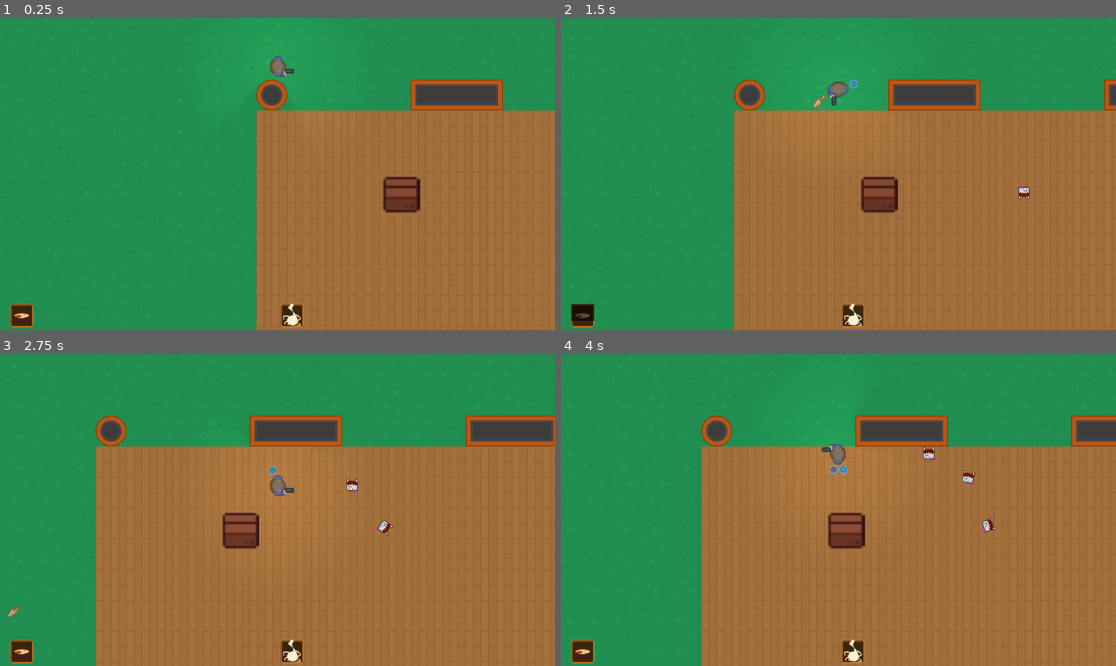
Above: before the commit, frames 1-4 (two rows, left to right).
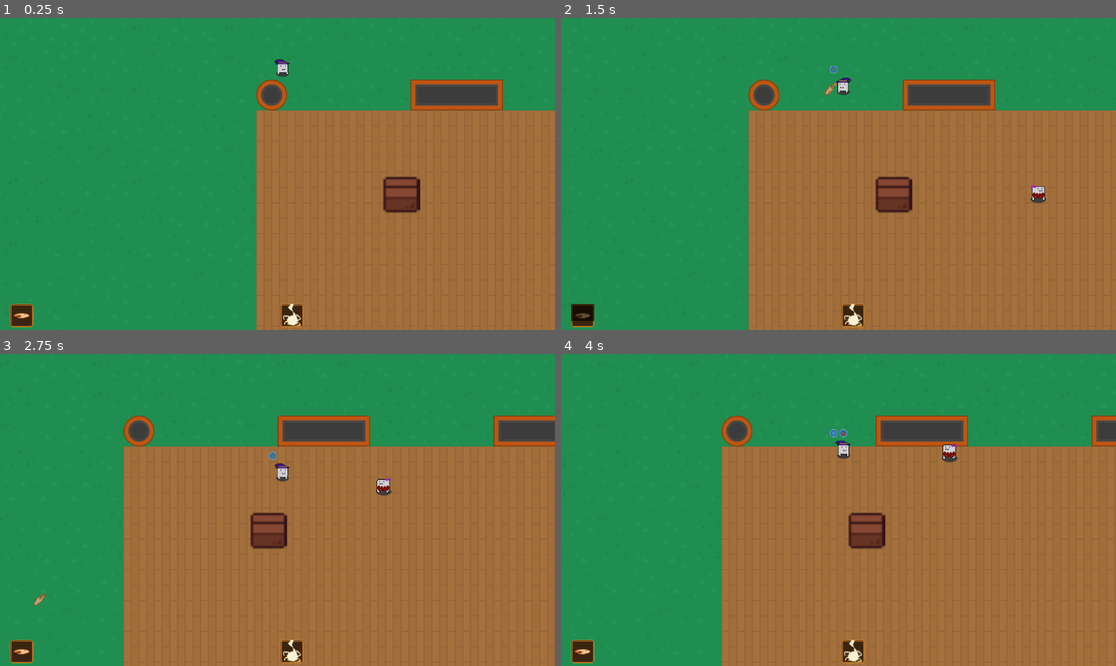
Above: after the commit, the same moments.

Repository: ChristopherDebray/godot_base
Game: Godot game, scene res://scenes/level/levels/level_test.tscn
The game is run twice, just before and just after one commit, with the same random seed, the same clock (stepped at 60 frames per second) and the same inputs.
Inputs (mouse positions are in pixels of both pictures, inside the frame that each line leads up to):
- Up to frame 1 (0.25 s): no input
- Up to frame 2 (1.5 s): tap Enter at 0.5 s; move the mouse to (960, 158) at 0.52 s; hold D (right) 0.53-1.28 s; tap 3 (b_3_action) at 0.6 s; move the mouse to (727, 189) at 1.27 s; hold S (down) from 1.28 s (still down); click (727, 189) at 1.35 s
- Up to frame 3 (2.75 s): move the mouse to (333, 441) at 2.02 s; release S (down) at 2.03 s; hold D (right) from 2.03 s (still down); tap E (validate) at 2.1 s
- Up to frame 4 (4 s): move the mouse to (810, 572) at 2.77 s; release D (right) at 2.78 s; hold W (up) 2.78-3.53 s; tap 1 (x_1_action) at 2.85 s; move the mouse to (1005, 556) at 3.52 s; hold A (left) from 3.53 s (still down); tap 2 (y_2_action) at 3.6 s

The runs differ from the first frame. In frame 1, 0.2% of the frame differs, in the area x 48-54%, y 12-19%; in frame 2, 4.7%; in frame 3, 8.5%, in the area x 1-100%, y 19-100%; in frame 4, 6.6%.

Commit message:
change!: now use flip_h instead of rotate for player and enemy

Diff:
--- a/scenes/ennemy/Kamikaze/kamikaze.tscn
+++ b/scenes/ennemy/Kamikaze/kamikaze.tscn
@@ -14,7 +14,7 @@
 metadata/_custom_type_script = "uid://brbi5q8wnxxps"
 
 [sub_resource type="RectangleShape2D" id="RectangleShape2D_xgp0h"]
-size = Vector2(23, 20)
+size = Vector2(27, 22)
 
 [sub_resource type="AtlasTexture" id="AtlasTexture_xgp0h"]
 atlas = ExtResource("3_h07k7")
@@ -82,14 +82,21 @@
 
 [node name="Kamikaze" instance=ExtResource("1_lmff4")]
 script = ExtResource("2_82ftp")
+turn_speed_deg = 3000.0
 behavior = SubResource("Resource_m3a88")
+walk_anim_name = "default"
+idle_frame_index = 0
 health = 10.0
 
 [node name="CollisionShape2D" parent="." index="1"]
-position = Vector2(0.5, 7)
+position = Vector2(0.5, 8)
 shape = SubResource("RectangleShape2D_xgp0h")
 
-[node name="AnimatedSprite2D" parent="SpriteContainer" index="0"]
+[node name="Shadow" parent="SpriteContainer" index="0"]
+position = Vector2(1, 16)
+
+[node name="AnimatedSprite2D" parent="SpriteContainer" index="1"]
+scale = Vector2(1.2, 1.2)
 sprite_frames = SubResource("SpriteFrames_yij76")
 
 [node name="AttackTimer" parent="." index="4"]
--- /dev/null
+++ b/scenes/ennemy/Skelleton/skelleton.tscn
@@ -0,0 +1,105 @@
+[gd_scene load_steps=16 format=3 uid="uid://nepya8lc2ghl"]
+
+[ext_resource type="PackedScene" uid="uid://d31lqpkcyneij" path="res://scenes/ennemy/base_enemy.tscn" id="1_hep8r"]
+[ext_resource type="Script" uid="uid://dk2qjrts0okr0" path="res://scenes/ennemy/Skelleton/skelleton.gd" id="2_tssl6"]
+[ext_resource type="Script" uid="uid://bugmb51tkuwk" path="res://scenes/ennemy/behaviors/archer_behavior.gd" id="3_5tg1x"]
+[ext_resource type="Texture2D" uid="uid://iknyhqq2qtj4" path="res://assets/characters/skelleton_cute.png" id="4_hep8r"]
+
+[sub_resource type="Resource" id="Resource_lsexk"]
+script = ExtResource("3_5tg1x")
+preferred_range = 160.0
+stop_range = 120.0
+strafe_bias = 0.6
+jitter = 0.25
+metadata/_custom_type_script = "uid://bugmb51tkuwk"
+
+[sub_resource type="RectangleShape2D" id="RectangleShape2D_tssl6"]
+size = Vector2(27, 20)
+
+[sub_resource type="AtlasTexture" id="AtlasTexture_5tg1x"]
+atlas = ExtResource("4_hep8r")
+region = Rect2(0, 0, 32, 32)
+
+[sub_resource type="AtlasTexture" id="AtlasTexture_58n7e"]
+atlas = ExtResource("4_hep8r")
+region = Rect2(32, 0, 32, 32)
+
+[sub_resource type="AtlasTexture" id="AtlasTexture_vv7fs"]
+atlas = ExtResource("4_hep8r")
+region = Rect2(64, 0, 32, 32)
+
+[sub_resource type="AtlasTexture" id="AtlasTexture_bh85u"]
+atlas = ExtResource("4_hep8r")
+region = Rect2(96, 0, 32, 32)
+
+[sub_resource type="AtlasTexture" id="AtlasTexture_aypgb"]
+atlas = ExtResource("4_hep8r")
+region = Rect2(128, 0, 32, 32)
+
+[sub_resource type="AtlasTexture" id="AtlasTexture_tw5ek"]
+atlas = ExtResource("4_hep8r")
+region = Rect2(160, 0, 32, 32)
+
+[sub_resource type="AtlasTexture" id="AtlasTexture_edokq"]
+atlas = ExtResource("4_hep8r")
+region = Rect2(192, 0, 32, 32)
+
+[sub_resource type="AtlasTexture" id="AtlasTexture_g5bey"]
+atlas = ExtResource("4_hep8r")
+region = Rect2(224, 0, 32, 32)
+
+[sub_resource type="SpriteFrames" id="SpriteFrames_4gsa1"]
+animations = [{
+"frames": [{
+"duration": 1.0,
+"texture": SubResource("AtlasTexture_5tg1x")
+}, {
+"duration": 1.0,
+"texture": SubResource("AtlasTexture_58n7e")
+}, {
+"duration": 1.0,
+"texture": SubResource("AtlasTexture_vv7fs")
+}, {
+"duration": 1.0,
+"texture": SubResource("AtlasTexture_bh85u")
+}, {
+"duration": 1.0,
+"texture": SubResource("AtlasTexture_aypgb")
+}, {
+"duration": 1.0,
+"texture": SubResource("AtlasTexture_tw5ek")
+}, {
+"duration": 1.0,
+"texture": SubResource("AtlasTexture_edokq")
+}, {
+"duration": 1.0,
+"texture": SubResource("AtlasTexture_g5bey")
+}],
+"loop": false,
+"name": &"default",
+"speed": 5.0
+}]
+
+[node name="Skelleton" instance=ExtResource("1_hep8r")]
+process_mode = 0
+script = ExtResource("2_tssl6")
+turn_speed_deg = 3000.0
+behavior = SubResource("Resource_lsexk")
+walk_anim_name = "default"
+idle_frame_index = 0
+health = 40.0
+
+[node name="CollisionShape2D" parent="." index="1"]
+position = Vector2(-3.5, 6)
+shape = SubResource("RectangleShape2D_tssl6")
+
+[node name="Shadow" parent="SpriteContainer" index="0"]
+position = Vector2(-3, 13)
+
+[node name="AnimatedSprite2D" parent="SpriteContainer" index="1"]
+position = Vector2(-3, -3)
+scale = Vector2(1.2, 1.2)
+sprite_frames = SubResource("SpriteFrames_4gsa1")
+
+[node name="Muzzle" parent="." index="8"]
+position = Vector2(19, 0)
--- a/scenes/ennemy/Testemy/testemy.tscn
+++ /dev/null
@@ -1,49 +0,0 @@
-[gd_scene load_steps=9 format=3 uid="uid://nepya8lc2ghl"]
-
-[ext_resource type="PackedScene" uid="uid://d31lqpkcyneij" path="res://scenes/ennemy/base_enemy.tscn" id="1_51n66"]
-[ext_resource type="Script" uid="uid://dk2qjrts0okr0" path="res://scenes/ennemy/Testemy/testemy.gd" id="2_yxw5o"]
-[ext_resource type="Script" uid="uid://bugmb51tkuwk" path="res://scenes/ennemy/behaviors/archer_behavior.gd" id="3_4gsa1"]
-[ext_resource type="Texture2D" uid="uid://cgt4jpv0c7c1r" path="res://assets/images/caracters/survivor1_gun.png" id="3_yxw5o"]
-
-[sub_resource type="Resource" id="Resource_lsexk"]
-script = ExtResource("3_4gsa1")
-preferred_range = 160.0
-stop_range = 120.0
-strafe_bias = 0.6
-jitter = 0.25
-metadata/_custom_type_script = "uid://bugmb51tkuwk"
-
-[sub_resource type="CapsuleShape2D" id="CapsuleShape2D_yxw5o"]
-radius = 19.0
-height = 50.0
-
-[sub_resource type="AtlasTexture" id="AtlasTexture_4gsa1"]
-atlas = ExtResource("3_yxw5o")
-region = Rect2(0, 0, 51, 43)
-
-[sub_resource type="SpriteFrames" id="SpriteFrames_4gsa1"]
-animations = [{
-"frames": [{
-"duration": 1.0,
-"texture": SubResource("AtlasTexture_4gsa1")
-}],
-"loop": false,
-"name": &"default",
-"speed": 5.0
-}]
-
-[node name="Testemy" instance=ExtResource("1_51n66")]
-process_mode = 0
-script = ExtResource("2_yxw5o")
-behavior = SubResource("Resource_lsexk")
-health = 40.0
-
-[node name="CollisionShape2D" parent="." index="1"]
-position = Vector2(-7, 0)
-shape = SubResource("CapsuleShape2D_yxw5o")
-
-[node name="AnimatedSprite2D" parent="SpriteContainer" index="0"]
-sprite_frames = SubResource("SpriteFrames_4gsa1")
-
-[node name="Muzzle" parent="." index="8"]
-position = Vector2(19, 0)
--- a/scenes/ennemy/base_enemy.gd
+++ b/scenes/ennemy/base_enemy.gd
@@ -14,7 +14,7 @@
 @onready var muzzle: Marker2D = $Muzzle
 
 ## FOV rotation speed (deg/sec)
-@export var turn_speed_deg: float = 2000.0
+@export var turn_speed_deg: float = 3000.0
 
 @export var attack_cooldown: float = 2.0
 @export var patrol_points: NodePath
@@ -23,6 +23,8 @@
 @export var roam_radius: float = 200.0
 ## A non zone locked enemy will not go back to it's initial location after searching for the player
 @export var is_zone_locked: bool = true
+@export var walk_anim_name := "default"
+@export var idle_frame_index := 0
 
 enum STATE {
 	IDLE,
@@ -83,6 +85,8 @@
 	_update_action_by_state(delta)
 	_update_navigation()
 	_update_facing(delta)
+	_update_sprite_facing()
+	_update_sprite_anim()
 
 ## Set the state and next position based on player _last_seen_pos and if the player is detected or not
 func _handle_player_detection():
@@ -287,31 +291,49 @@
 func _update_facing(delta: float) -> void:
 	# 1. Combat, turns to player
 	if state == STATE.ATTACKING and _player_in_fov and _check_raycast_to_player():
-		_rotate_node_towards(self, _player_ref.global_position, delta)
+		_rotate_node_towards(field_view, _player_ref.global_position, delta)
 		return
 
 	# 2. Search turns to last_seen_pos
 	if state == STATE.SEARCHING:
-		_rotate_node_towards(self, _last_seen_pos, delta)
+		_rotate_node_towards(field_view, _last_seen_pos, delta)
 		return
 
 	if state == STATE.RETURNING:
-		_rotate_node_towards(self, _initial_position, delta)
+		_rotate_node_towards(field_view, _initial_position, delta)
 		return
 
 	# 3. Patrol rotates toward the next point
 	if state == STATE.PATROLLING and _waypoints.size() > 0:
 		var target = _waypoints[_current_wp - 1] if _current_wp > 0 else _waypoints[0]
-		_rotate_node_towards(self, target, delta)
+		_rotate_node_towards(field_view, target, delta)
 		return
 
 	if state == STATE.ROAMING:
-		_rotate_node_towards(self, roaming_target_position, delta)
+		_rotate_node_towards(field_view, roaming_target_position, delta)
 		return
 
 	# 4. Idle / return → keep initial rotation
 	if state == STATE.IDLE:
-		_rotate_node_towards(self, global_position + _initial_facing_direction, delta)
+		_rotate_node_towards(field_view, global_position + _initial_facing_direction, delta)
+
+func _update_sprite_facing() -> void:
+	# flip uniquement en X, basé sur velocity
+	if velocity.x < -0.05:
+		animated_sprite_2d.flip_h = true
+	elif velocity.x > 0.05:
+		animated_sprite_2d.flip_h = false
+
+func _update_sprite_anim() -> void:
+	var moving := velocity.length_squared() > 1.0
+
+	if moving:
+		if animated_sprite_2d.animation != walk_anim_name or not animated_sprite_2d.is_playing():
+			animated_sprite_2d.play(walk_anim_name)
+	else:
+		if animated_sprite_2d.is_playing():
+			animated_sprite_2d.stop()
+		animated_sprite_2d.frame = idle_frame_index
 
 func search_player():
 	_last_seen_pos = _player_ref.global_position
--- a/scenes/ennemy/base_enemy.tscn
+++ b/scenes/ennemy/base_enemy.tscn
@@ -1,26 +1,34 @@
-[gd_scene load_steps=3 format=3 uid="uid://d31lqpkcyneij"]
+[gd_scene load_steps=4 format=3 uid="uid://d31lqpkcyneij"]
 
 [ext_resource type="PackedScene" uid="uid://b2odxanbtxty4" path="res://scenes/_damageable/damageable.tscn" id="1_26sde"]
 [ext_resource type="Script" uid="uid://ck5ra04kx3r6w" path="res://scenes/ennemy/base_enemy.gd" id="2_7rgwx"]
+[ext_resource type="Texture2D" uid="uid://dpnrd0bglhp4g" path="res://assets/characters/shadow.png" id="3_f4ai1"]
 
 [node name="BaseEnemy" instance=ExtResource("1_26sde")]
 script = ExtResource("2_7rgwx")
-turn_speed_deg = 2000.0
+turn_speed_deg = 3000.0
 attack_cooldown = 2.0
 patrol_points = NodePath("")
-initial_state = 0
+initial_state = 2
 behavior = null
 roam_radius = 200.0
 is_zone_locked = true
+walk_anim_name = "default"
+idle_frame_index = 0
 health = 20.0
 metadata/_edit_vertical_guides_ = [-15.0, 15.0]
 metadata/_edit_horizontal_guides_ = [30.0]
 
 [node name="SpriteContainer" type="Node2D" parent="." index="3"]
 
-[node name="AnimatedSprite2D" type="AnimatedSprite2D" parent="SpriteContainer" index="0"]
+[node name="Shadow" type="Sprite2D" parent="SpriteContainer" index="0"]
+position = Vector2(0, 18)
+scale = Vector2(1.2, 1.2)
+texture = ExtResource("3_f4ai1")
 
-[node name="FieldView" type="Area2D" parent="SpriteContainer" index="1"]
+[node name="AnimatedSprite2D" type="AnimatedSprite2D" parent="SpriteContainer" index="1"]
+
+[node name="FieldView" type="Area2D" parent="SpriteContainer" index="2"]
 collision_layer = 0
 collision_mask = 4
 
--- a/scenes/level/levels/level_test.tscn
+++ b/scenes/level/levels/level_test.tscn
@@ -80,5 +80,5 @@
 enemy_scene = ExtResource("4_8kgbu")
 player = NodePath("../Players/Player")
 spawn_points_container = NodePath("../SpawnPoints")
-total_to_spawn = 4
-max_alive_at_once = 4
+total_to_spawn = 1
+max_alive_at_once = 1
--- a/scenes/player/player.gd
+++ b/scenes/player/player.gd
@@ -8,7 +8,10 @@
 @onready var timer_first_element: Timer = $TimerFirstElement
 @onready var timer_second_element: Timer = $TimerSecondElement
 @onready var spell_book: Node2D = $SpellBook
+@onready var animated_sprite_2d: AnimatedSprite2D = $AnimatedSprite2D
 
+var run_anim_name := "default"
+var idle_frame_index := 1
 var active_elements: Array[int] = []
 var input_to_element = {
 	"x_1_action": SpellsManager.ELEMENTS.WATER,
@@ -28,7 +31,29 @@
 	get_movement_input()
 	detect_action_inputs()
 	move_and_slide()
-	rotation = velocity.angle()
+
+	_update_facing()
+	_update_anim()
+
+func _update_facing() -> void:
+	var aim_dir := get_aim_direction()
+
+	if aim_dir.x < -0.05:
+		animated_sprite_2d.flip_h = true
+	elif aim_dir.x > 0.05:
+		animated_sprite_2d.flip_h = false
+
+func _update_anim() -> void:
+	# seuil pour éviter de “jouer/arrêter” quand la vitesse est quasi nulle
+	var moving := velocity.length_squared() > 1.0
+
+	if moving:
+		if animated_sprite_2d.animation != run_anim_name or !animated_sprite_2d.is_playing():
+			animated_sprite_2d.play(run_anim_name)
+	else:
+		if animated_sprite_2d.is_playing():
+			animated_sprite_2d.stop()
+		animated_sprite_2d.frame = idle_frame_index
 
 func get_movement_input() -> void:
 	var nv: Vector2 = Vector2.ZERO
--- a/scenes/player/player.tscn
+++ b/scenes/player/player.tscn
@@ -1,14 +1,79 @@
-[gd_scene load_steps=13 format=3 uid="uid://fvur3m50uam0"]
+[gd_scene load_steps=23 format=3 uid="uid://fvur3m50uam0"]
 
 [ext_resource type="Script" uid="uid://btp5wm141txgi" path="res://scenes/player/player.gd" id="1_1nli5"]
 [ext_resource type="PackedScene" uid="uid://b2odxanbtxty4" path="res://scenes/_damageable/damageable.tscn" id="1_75vfm"]
-[ext_resource type="Texture2D" uid="uid://cgt4jpv0c7c1r" path="res://assets/images/caracters/survivor1_gun.png" id="1_t0n43"]
+[ext_resource type="Texture2D" uid="uid://dpnrd0bglhp4g" path="res://assets/characters/shadow.png" id="3_0owmy"]
 [ext_resource type="Texture2D" uid="uid://erkh2j4ujetw" path="res://assets/images/lights/2d_light.webp" id="3_72mr7"]
+[ext_resource type="Texture2D" uid="uid://0rnesjayccpu" path="res://assets/characters/mage_cute.png" id="3_75vfm"]
 [ext_resource type="Texture2D" uid="uid://b4rvoo21nr8kj" path="res://assets/sprite_sheets/elements_icons.png" id="4_lvxji"]
 [ext_resource type="PackedScene" uid="uid://cpt6fg5knswto" path="res://scenes/spell_book/spell_book.tscn" id="5_p47bc"]
 
-[sub_resource type="CircleShape2D" id="CircleShape2D_akc6e"]
-radius = 15.0
+[sub_resource type="AtlasTexture" id="AtlasTexture_5gtgg"]
+atlas = ExtResource("3_75vfm")
+region = Rect2(0, 0, 32, 34)
+
+[sub_resource type="AtlasTexture" id="AtlasTexture_h17s1"]
+atlas = ExtResource("3_75vfm")
+region = Rect2(32, 0, 32, 34)
+
+[sub_resource type="AtlasTexture" id="AtlasTexture_je7p5"]
+atlas = ExtResource("3_75vfm")
+region = Rect2(64, 0, 32, 34)
+
+[sub_resource type="AtlasTexture" id="AtlasTexture_fm80t"]
+atlas = ExtResource("3_75vfm")
+region = Rect2(96, 0, 32, 34)
+
+[sub_resource type="AtlasTexture" id="AtlasTexture_gx1jg"]
+atlas = ExtResource("3_75vfm")
+region = Rect2(128, 0, 32, 34)
+
+[sub_resource type="AtlasTexture" id="AtlasTexture_ugbui"]
+atlas = ExtResource("3_75vfm")
+region = Rect2(160, 0, 32, 34)
+
+[sub_resource type="AtlasTexture" id="AtlasTexture_fcs02"]
+atlas = ExtResource("3_75vfm")
+region = Rect2(192, 0, 32, 34)
+
+[sub_resource type="AtlasTexture" id="AtlasTexture_myrg7"]
+atlas = ExtResource("3_75vfm")
+region = Rect2(224, 0, 32, 34)
+
+[sub_resource type="SpriteFrames" id="SpriteFrames_kvlxm"]
+animations = [{
+"frames": [{
+"duration": 1.0,
+"texture": SubResource("AtlasTexture_5gtgg")
+}, {
+"duration": 1.0,
+"texture": SubResource("AtlasTexture_h17s1")
+}, {
+"duration": 1.0,
+"texture": SubResource("AtlasTexture_je7p5")
+}, {
+"duration": 1.0,
+"texture": SubResource("AtlasTexture_fm80t")
+}, {
+"duration": 1.0,
+"texture": SubResource("AtlasTexture_gx1jg")
+}, {
+"duration": 1.0,
+"texture": SubResource("AtlasTexture_ugbui")
+}, {
+"duration": 1.0,
+"texture": SubResource("AtlasTexture_fcs02")
+}, {
+"duration": 1.0,
+"texture": SubResource("AtlasTexture_myrg7")
+}],
+"loop": true,
+"name": &"default",
+"speed": 12.0
+}]
+
+[sub_resource type="RectangleShape2D" id="RectangleShape2D_75vfm"]
+size = Vector2(24, 21)
 
 [sub_resource type="AtlasTexture" id="AtlasTexture_p47bc"]
 atlas = ExtResource("4_lvxji")
@@ -47,25 +112,31 @@
 }]
 
 [node name="Player" groups=["player"] instance=ExtResource("1_75vfm")]
-collision_layer = 20
+collision_layer = 4
 collision_mask = 5
 script = ExtResource("1_1nli5")
 health = 100.0
-speed = 230.0
+speed = 190.0
 
-[node name="Sprite2D" type="Sprite2D" parent="." index="1"]
+[node name="Shadow" type="Sprite2D" parent="." index="1"]
+position = Vector2(11, 14)
+texture = ExtResource("3_0owmy")
+
+[node name="AnimatedSprite2D" type="AnimatedSprite2D" parent="." index="2"]
 position = Vector2(10, 0)
-texture = ExtResource("1_t0n43")
+sprite_frames = SubResource("SpriteFrames_kvlxm")
 
-[node name="CollisionShape2D" parent="." index="2"]
-shape = SubResource("CircleShape2D_akc6e")
+[node name="CollisionShape2D" parent="." index="3"]
+position = Vector2(10, 6.5)
+shape = SubResource("RectangleShape2D_75vfm")
 
-[node name="CameraPlayer" type="Camera2D" parent="." index="4"]
+[node name="CameraPlayer" type="Camera2D" parent="." index="5"]
 limit_left = 0
 limit_top = 0
 limit_smoothed = true
 
-[node name="PointLight2D" type="PointLight2D" parent="." index="5"]
+[node name="PointLight2D" type="PointLight2D" parent="." index="6"]
+visible = false
 scale = Vector2(1.67188, 1.90558)
 color = Color(0.560955, 0.560955, 0.560955, 0.478431)
 energy = 0.4
@@ -76,25 +147,25 @@
 texture = ExtResource("3_72mr7")
 height = 30.0
 
-[node name="FirstElement" type="AnimatedSprite2D" parent="." index="6"]
+[node name="FirstElement" type="AnimatedSprite2D" parent="." index="7"]
 visible = false
 position = Vector2(-10, -32)
 scale = Vector2(1.4, 1.4)
 sprite_frames = SubResource("SpriteFrames_wegus")
 
-[node name="SecondElement" type="AnimatedSprite2D" parent="." index="7"]
+[node name="SecondElement" type="AnimatedSprite2D" parent="." index="8"]
 visible = false
 position = Vector2(10, -32)
 scale = Vector2(1.4, 1.4)
 sprite_frames = SubResource("SpriteFrames_wegus")
 
-[node name="TimerFirstElement" type="Timer" parent="." index="8"]
+[node name="TimerFirstElement" type="Timer" parent="." index="9"]
 wait_time = 3.0
 one_shot = true
 
-[node name="TimerSecondElement" type="Timer" parent="." index="9"]
+[node name="TimerSecondElement" type="Timer" parent="." index="10"]
 wait_time = 3.0
 one_shot = true
 
-[node name="SpellBook" parent="." index="10" instance=ExtResource("5_p47bc")]
+[node name="SpellBook" parent="." index="11" instance=ExtResource("5_p47bc")]
 position = Vector2(24, 0)
Binary file added: assets/characters/shadow.png
Not shown, added: assets/characters/shadow.png.import
Renamed: scenes/ennemy/Testemy/testemy.gd -> scenes/ennemy/Skelleton/skelleton.gd
Renamed: scenes/ennemy/Testemy/testemy.gd.uid -> scenes/ennemy/Skelleton/skelleton.gd.uid
